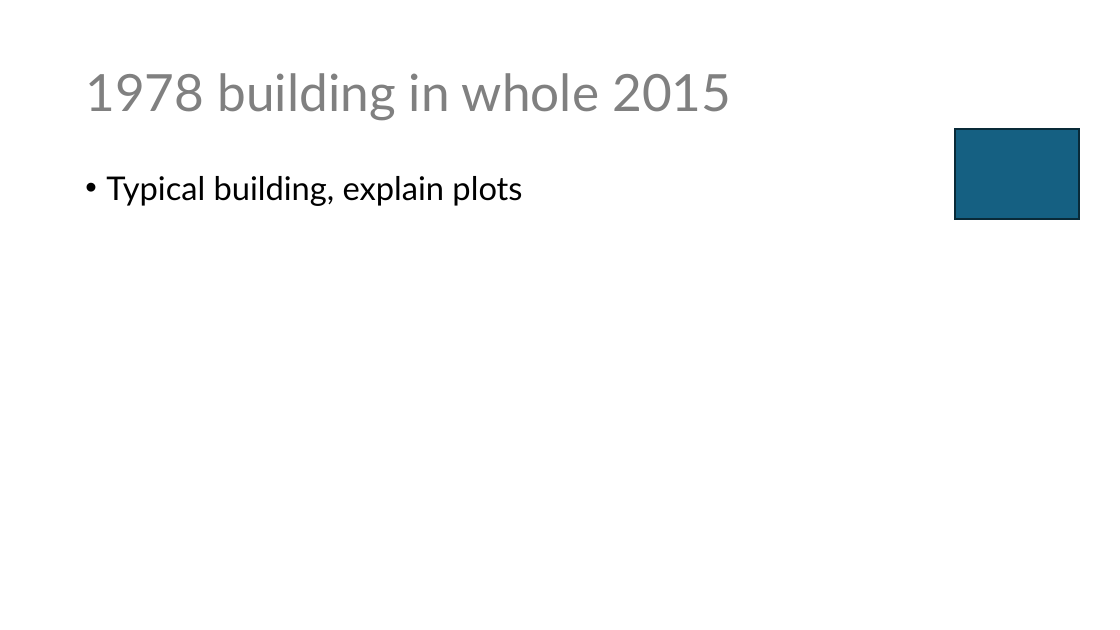
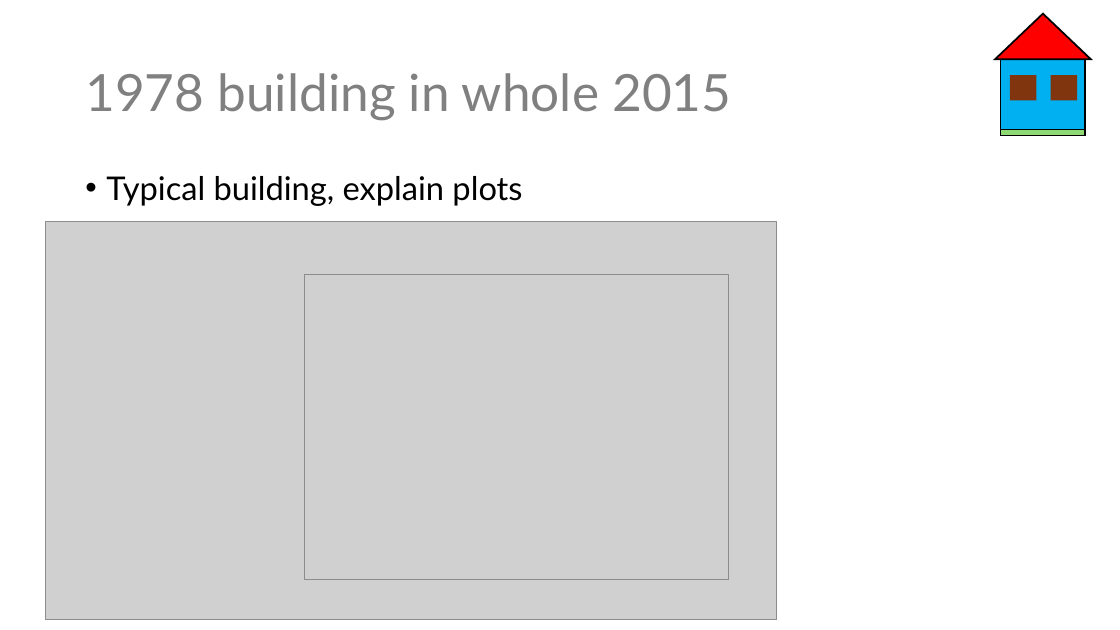
Before and after one commit to eyjomoin/Modeling-buildings-and-their-heating-systems, a slide deck: slide 23 of presentation/heat.pptx (slide 21 before the commit). Drawn at 1120x630 pixels with LibreOffice and Linux fonts; fonts in the diff are those of the drawing; grey boxes stand for pictures. Boxes give left, top, right and bottom in pixels: in the first picture for what was removed or moved away, otherwise in the second. Text is boxed around its words. In the diff, an @@ line names an element or a change of style, - is before the commit and + after.

```diff
--- a/presentation/heat.pptx
+++ b/presentation/heat.pptx
@@ group added at <box>996,13,1091,135</box>: 4 rectangles, 1 triangle @@
@@ rectangle removed at <box>955,129,1079,219</box> @@
@@ picture added at <box>45,222,777,620</box> @@
@@ picture added at <box>304,275,728,580</box> @@
```
Also in this commit, not shown: 2 other slides changed, 5 slides added, 2 slides removed, 3 other files.
